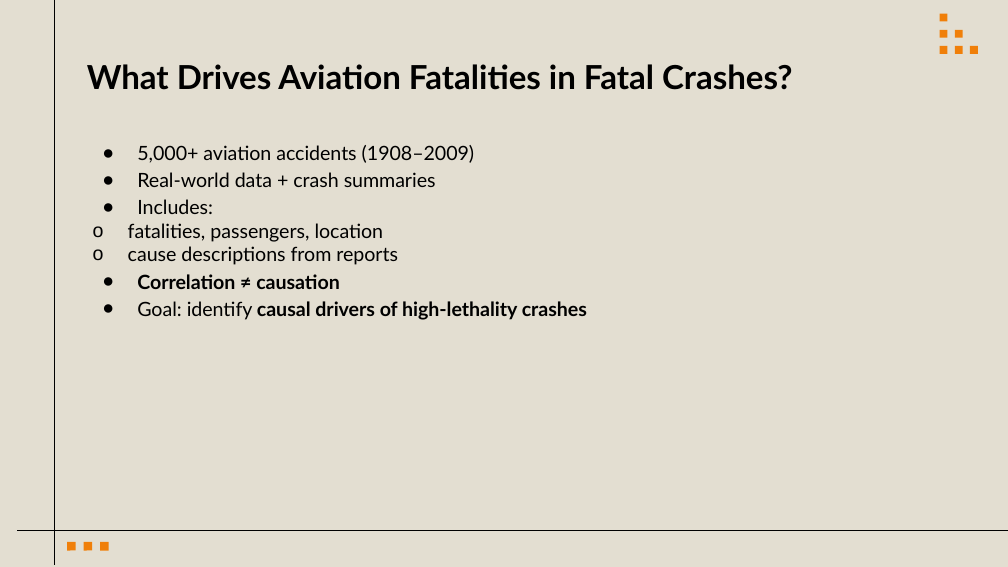
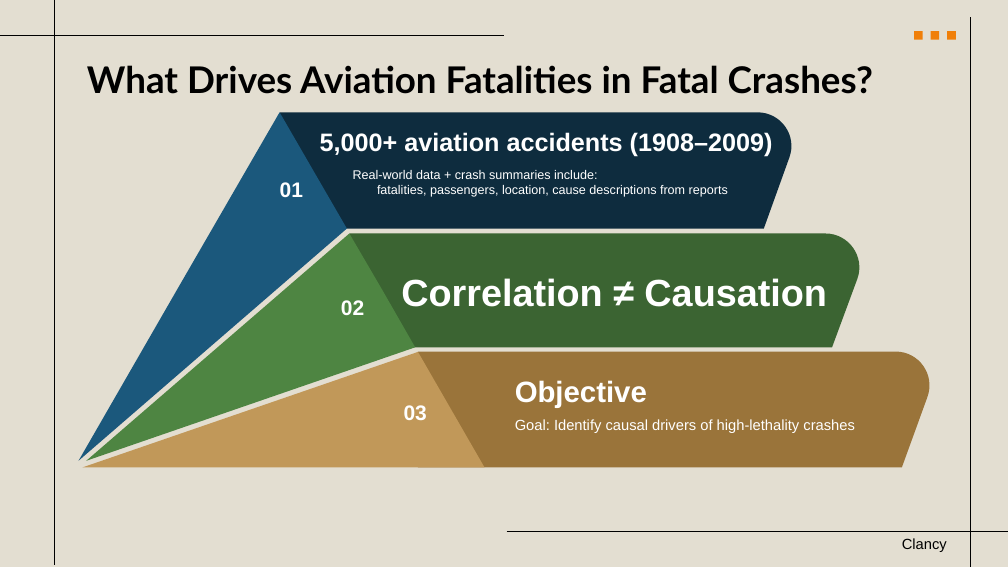
Before and after one commit to clancy-crawford/clancy-crawford.github.io, a slide deck: slide 4 of Projects/Lethal_Aviation_Accidents/MA_505_Final_Presentation.pptx. Drawn at 1008x567 pixels with LibreOffice and Linux fonts; fonts in the diff are those of the drawing. Boxes give left, top, right and bottom in pixels: in the first picture for what was removed or moved away, otherwise in the second. Text is boxed around its words. In the diff, an @@ line names an element or a change of style, - is before the commit and + after.

Commit message:
Update Mayott milestones and aviation presentation

```diff
--- a/Projects/Lethal_Aviation_Accidents/MA_505_Final_Presentation.pptx
+++ b/Projects/Lethal_Aviation_Accidents/MA_505_Final_Presentation.pptx
@@ freeform shape: place and size @@
-freeform shape at [936,42,952,58]
+freeform shape at [910,27,927,44]
@@ freeform shape: place and size @@
-freeform shape at [936,26,952,42]
+freeform shape at [927,27,944,44]
@@ freeform shape: place and size @@
-freeform shape at [951,26,967,42]
+freeform shape at [943,27,961,44]
@@ line added from (971, 17) to (971, 567), #000000 0.75 pt @@
@@ line added from (0, 36) to (504, 36), #000000 0.75 pt @@
@@ title "What Drives Aviation Fatalities in ..." at [87,65,873,94]: size 31.5 to 35 pt @@
@@ group removed at [63,10,982,555]: 6 freeform shapes @@
@@ freeform shape added at [79,113,347,461], fill #1B587C @@
@@ freeform shape added at [280,113,792,229], fill #0E2C3E @@
@@ text removed at [128,145,587,320] @@
-● 5,000+ aviation accidents (1908–2009)
-● Real-world data + crash summaries
-● Includes:
-  o fatalities, passengers, location
-  o cause descriptions from reports
-● Correlation ≠ causation
-● Goal: identify causal drivers of high-lethality crashes
@@ text added at [320,132,773,157], 24 pt, text #FFFFFF, bold @@
+5,000+ aviation accidents (1908–2009)
@@ text added at [353,170,728,197], 12 pt, text #FFFFFF @@
+Real-world data + crash summaries include:
+fatalities, passengers, location, cause descriptions from reports
@@ text added at [280,182,303,197], 20 pt, text #FFFFFF, bold @@
+01
@@ freeform shape added at [86,234,415,461], fill #4E8542 @@
@@ freeform shape added at [349,234,860,348], fill #3B6432 @@
@@ text added at [401,278,827,307], 36 pt, text #FFFFFF, bold @@
+Correlation ≠ Causation
@@ text added at [341,300,364,315], 20 pt, text #FFFFFF, bold @@
+02
@@ freeform shape added at [82,352,485,467], fill #C19859 @@
@@ freeform shape added at [418,352,930,467], fill #9A743A @@
@@ text added at [515,380,647,408], 28 pt, text #FFFFFF, bold @@
+Objective
@@ text added at [404,405,427,420], 20 pt, text #FFFFFF, bold @@
+03
@@ text added at [515,419,855,433], 14 pt, text #FFFFFF @@
+Goal: Identify causal drivers of high-lethality crashes
@@ line removed from (17, 530) to (1008, 530) @@
@@ text added at [902,538,947,552], 14 pt, text #000000 @@
+Clancy
```
Also in this commit, not shown: 9 other slides changed, 5 slides added, 4 slides removed, 1 other file.
